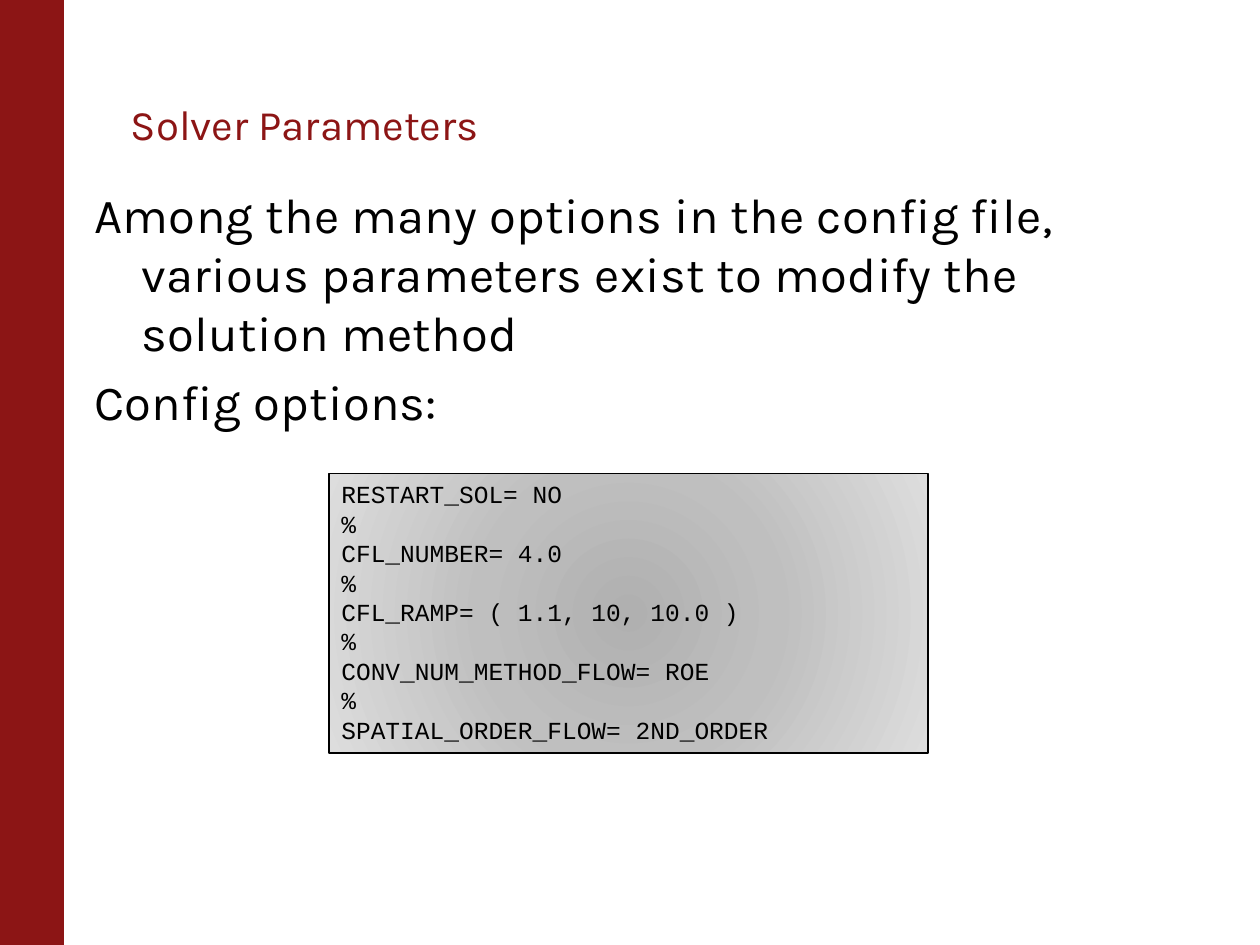
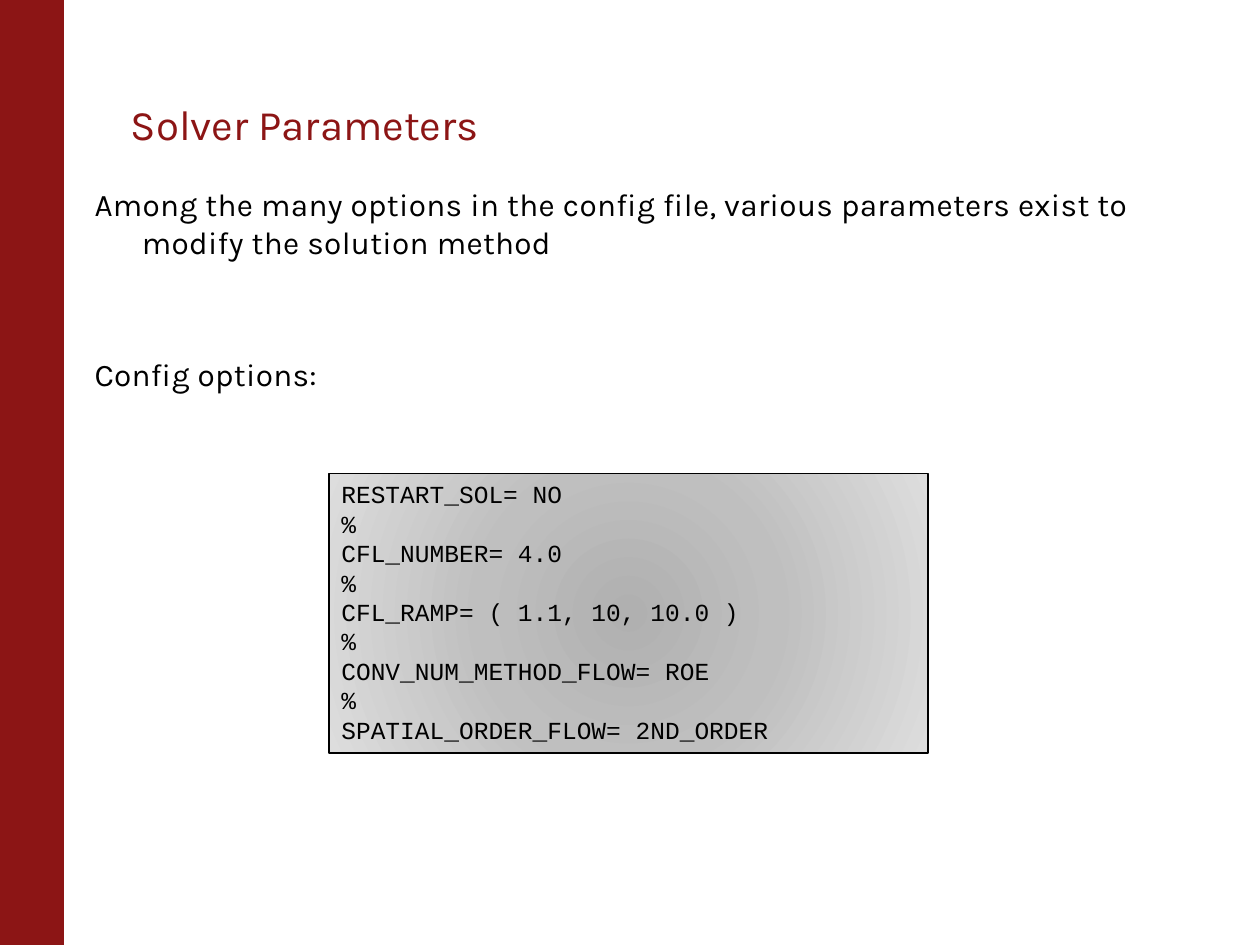
Before and after one commit to su2code/Documentation, a slide deck: slide 8 of Presentations/1st Workshop/Running_SU2.pptx (slide 7 before the commit). Drawn at 1260x945 pixels with LibreOffice and Linux fonts; fonts in the diff are those of the drawing; background and template pictures are left out. Boxes give left, top, right and bottom in pixels: in the first picture for what was removed or moved away, otherwise in the second. Text is boxed around its words. In the diff, an @@ line names an element or a change of style, - is before the commit and + after.

```diff
--- a/Presentations/1st Workshop/Running_SU2.pptx
+++ b/Presentations/1st Workshop/Running_SU2.pptx
@@ text "Among the many options in ..." at <box>94,194,1126,394</box>: size 28 to 18 pt; less space between paragraphs @@
```
Also in this commit, not shown: 6 other slides changed, 1 slide added, 1 other file.
